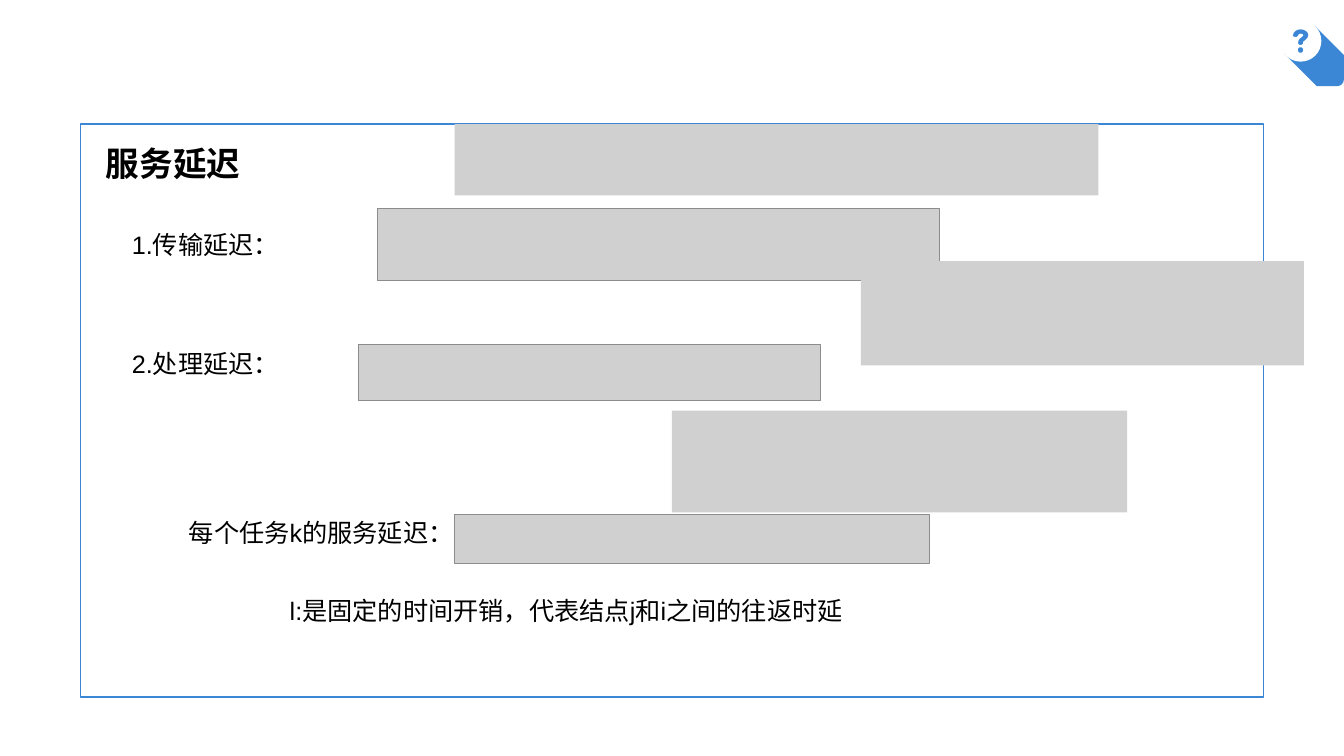
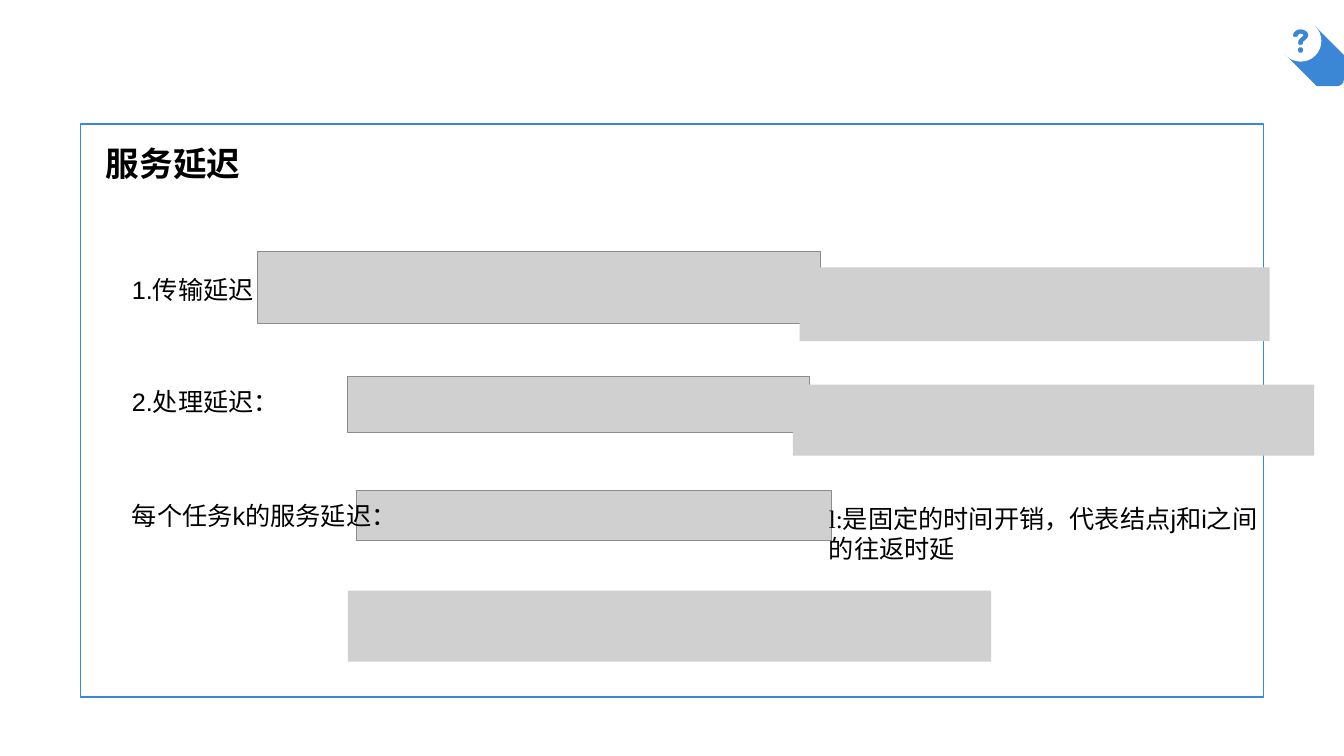
Before and after one commit to AlfredChiang/Mobile-Edge-Computing, a slide deck: slide 6 of Folo Latency andQuality Optimized Task Allocation in Vehicular Fog Computing/2018-11-20.pptx. Drawn at 1344x756 pixels with LibreOffice and Linux fonts; fonts in the diff are those of the drawing; grey boxes stand for pictures; background and template pictures are left out. Boxes give left, top, right and bottom in pixels: in the first picture for what was removed or moved away, otherwise in the second. Text is boxed around its words. In the diff, an @@ line names an element or a change of style, - is before the commit and + after.

Commit message:
2018-11-18

```diff
--- a/Folo Latency andQuality Optimized Task Allocation in Vehicular Fog Computing/2018-11-20.pptx
+++ b/Folo Latency andQuality Optimized Task Allocation in Vehicular Fog Computing/2018-11-20.pptx
@@ picture removed at (455, 124, 1099, 196) @@
@@ text "1.传输延迟：" rewrapped from (132, 234, 279, 256) to (132, 278, 279, 304) @@
@@ picture: place and size @@
-picture at (377, 209, 940, 281)
+picture at (258, 251, 821, 324)
@@ picture: place and size @@
-picture at (861, 261, 1305, 365)
+picture at (800, 267, 1269, 341)
@@ text "2.处理延迟：": place and size @@
-text "2.处理延迟：" at (132, 353, 279, 375)
+text "2.处理延迟：" at (132, 390, 279, 413)
@@ picture: place and size @@
-picture at (359, 345, 821, 400)
+picture at (348, 377, 810, 433)
@@ picture: place and size @@
-picture at (673, 410, 1128, 512)
+picture at (793, 384, 1315, 456)
@@ text "每个任务k的服务延迟：" rewrapped from (189, 520, 454, 544) to (132, 499, 397, 531) @@
@@ picture: place and size @@
-picture at (455, 514, 930, 564)
+picture at (357, 491, 832, 540)
@@ text at (829, 508, 1257, 560): text changed @@
-l:是固定的时间开销，代表结点j和i之间的往返时延
+l:是固定的时间开销，代表结点j和i之间
+的往返时延
@@ picture added at (348, 591, 991, 662) @@
```
Also in this commit, not shown: 2 other slides changed, 4 slides added, 1 slide removed.
